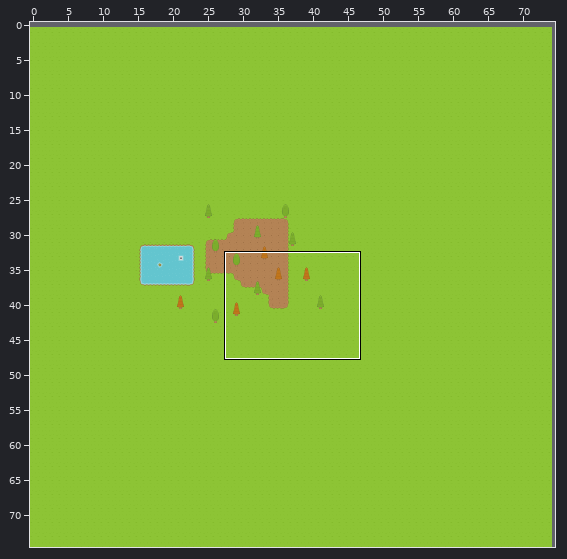
Two states of a Tiled map, Assets/Maps/map.tmx. The picture above shows the old version from afar; the outline marks the close-up.
Close-up. As it was:
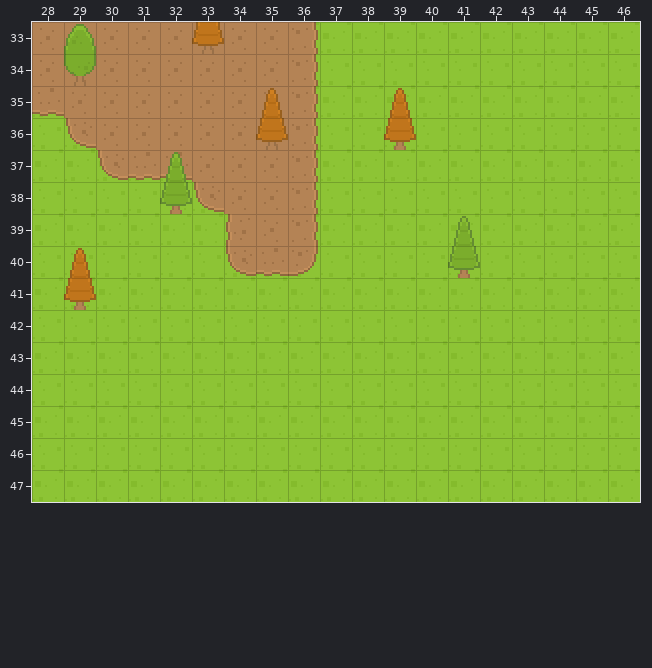
Cells are 16x16 px. Shown: x 28..46, y 33..47. The commit also changed other parts of the map, which this record leaves out.
Once edited:
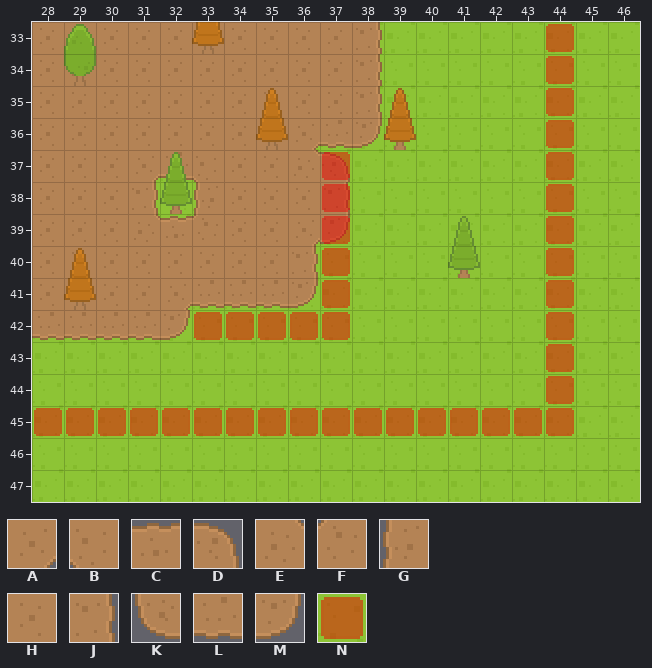
Key: from "Base Tileset": A 518, B 519, C 521, D 522, E 575, F 576, G 577, H 578, J 579, K 634, L 635, M 636; from "red_collision": N 0.
_ is an empty cell.
Tiles replaced or removed in this view: G, H, J, K, L, M.
Tiles of an added or newly shown layer are drawn over the layers below it.
See-through tiles are keyed as they look on the map.
From the commit log: Add collision and automatic layer depth
What changed:
Changed rows in their new state; . is an unchanged cell.
Layer "Tile Layer 2":
first column x 28:
33 ........HHJ
34 ........HHJ
35 H.......HHJ
36 HH......ALM
37 HHHA.B..ED.
38 HHHJ.G..HJ.
39 HHHECFH.AM.
40 HHHHHHHHJ..
41 HHHHALLLM..
42 LLLLM......
Layer "Collision Layer" (added):
first column x 28:
33 ................N
34 ................N
35 ................N
36 ................N
37 .........N......N
38 .........N......N
39 .........N......N
40 .........N......N
41 .........N......N
42 .....NNNNN......N
43 ................N
44 ................N
45 NNNNNNNNNNNNNNNNN
